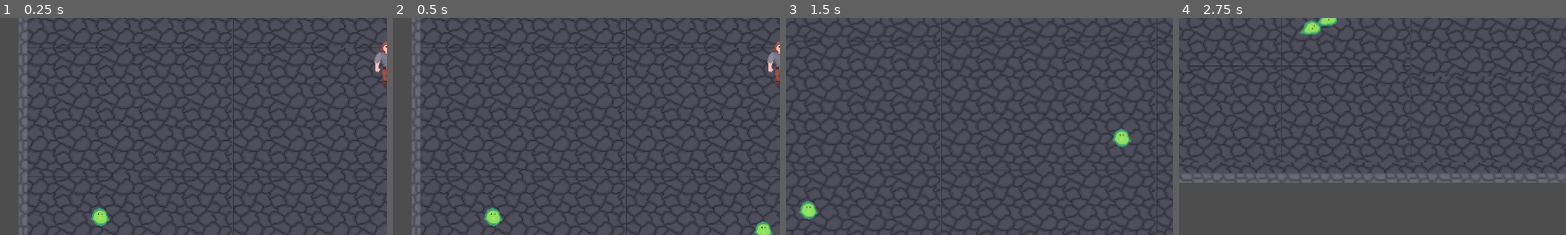
Above: before the commit, frames 1-4 (left to right).
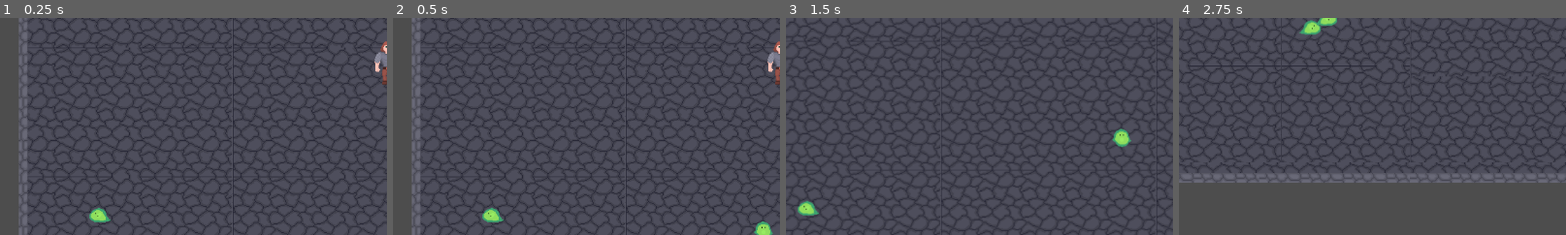
Above: after the commit, the same moments.

Repository: EsderJ10/proyecto-lqs
Game: Godot game, scene res://Scenes/test_room.tscn
Two runs of this game, one before a commit and one after it. Both use one fixed random seed, a clock stepped at 60 frames per second and the inputs below.
Inputs (mouse positions are % of the whole screen's width and height, from its top left):
- Up to frame 1 (0.25 s): no input
- Up to frame 2 (0.5 s): no input
- Up to frame 3 (1.5 s): move the mouse to (72, 45) at 0.52 s; hold Right (move_right) 0.53-1.28 s; tap E (interact) at 0.6 s; move the mouse to (30, 55) at 1.27 s; hold Down (move_down) from 1.28 s (still down); click (30, 55) at 1.35 s
- Up to frame 4 (2.75 s): move the mouse to (60, 28) at 2.02 s; release Down (move_down) at 2.03 s; hold Right (move_right) from 2.03 s (still down); tap Space (player_dash) at 2.1 s
The pictures show only the part of the screen within x 0-50%, y 40-90%; the shares and areas given below are measured in that part.

The runs differ from the first frame. In frame 1, 0.2% of the frame differs, in the area x 23-29%, y 87-96%; in frame 2, 0.2%; in frame 3, 0.2%, in the area x 3-9%, y 84-93%; in frame 4, nothing differs.

Commit message:
Added renamed & cached animations #35

Diff:
--- a/Scenes/slime.tscn
+++ b/Scenes/slime.tscn
@@ -26,7 +26,7 @@
 "texture": SubResource("AtlasTexture_eglbl")
 }],
 "loop": true,
-"name": &"move_down",
+"name": &"slime_move_down",
 "speed": 5.0
 }, {
 "frames": [{
@@ -34,7 +34,7 @@
 "texture": SubResource("AtlasTexture_eis3o")
 }],
 "loop": true,
-"name": &"move_left",
+"name": &"slime_move_left",
 "speed": 5.0
 }, {
 "frames": [{
@@ -42,7 +42,7 @@
 "texture": SubResource("AtlasTexture_01xv1")
 }],
 "loop": true,
-"name": &"move_right",
+"name": &"slime_move_right",
 "speed": 5.0
 }, {
 "frames": [{
@@ -50,7 +50,7 @@
 "texture": SubResource("AtlasTexture_vug05")
 }],
 "loop": true,
-"name": &"move_up",
+"name": &"slime_move_up",
 "speed": 5.0
 }]
 
@@ -67,7 +67,7 @@
 
 [node name="AnimatedSprite2D" type="AnimatedSprite2D" parent="."]
 sprite_frames = SubResource("SpriteFrames_nbbck")
-animation = &"move_up"
+animation = &"slime_move_left"
 
 [node name="CollisionShape2D" type="CollisionShape2D" parent="."]
 shape = SubResource("CapsuleShape2D_gvihc")
--- a/Scripts/Enemies/slime.gd
+++ b/Scripts/Enemies/slime.gd
@@ -2,30 +2,30 @@
 class_name Slime
 
 # Node references
-var animation_player: AnimationPlayer
+@onready var animation_player: AnimationPlayer = $AnimationPlayer
+
+const animation_cache: Dictionary = {
+	"move_left": "slime_move_left",
+	"move_right": "slime_move_right",
+	"move_up": "slime_move_up",
+	"move_down": "slime_move_down",
+	"idle_left": "slime_idle_left",
+	"idle_right": "slime_idle_right",
+	"idle_up": "slime_idle_up",
+	"idle_down": "slime_idle_down"
+}
+
+func initialize() -> void:
+	super.initialize()
+
+	# TODO: Check if is needed specify something about the slime
 
 func _ready() -> void:
-	# Parent class handles initialization
 	super._ready()
 
-	animation_player = get_node_or_null("AnimationPlayer")
+	if not enemy_died.is_connected(_on_slime_died):
+		enemy_died.connect(_on_slime_died)
 
-	# Connect parent signal to local method for custom behavior
-	enemy_died.connect(_on_slime_died)
-
-# Cache for animation names
-var animation_cache = {
-	"move_left": "move_left",
-	"move_right": "move_right",
-	"move_up": "move_up",
-	"move_down": "move_down",
-	"idle_left": "idle_left",
-	"idle_right": "idle_right",
-	"idle_up": "idle_up",
-	"idle_down": "idle_down"
-}
-
-# Override update_animation with optimized animations
 func update_animation() -> void:
 	if not animated_sprite:
 		return
@@ -39,32 +39,26 @@
 			animated_sprite.play("hurt")
 			return
 
-	# Use squared length comparison to avoid square root calculation
-	if velocity.length_squared() > 100:
-		var direction = get_direction_name(velocity)
+	var is_moving: bool = velocity.length_squared() > 100
+
+	var direction: String
+	if is_moving:
+		direction = get_direction_name(velocity)
 		animated_sprite.play(animation_cache["move_" + direction])
 	else:
-		# Cache and reuse direction
-		var face_direction
-		if player:
-			face_direction = get_direction_name(get_player_direction())
-		else:
-			face_direction = "down"
-		animated_sprite.play(animation_cache["idle_" + face_direction])
+		# Only calculate player direction when needed
+		direction = get_direction_name(get_player_direction())
+		animated_sprite.play(animation_cache["idle_" + direction])
 
-# Override attack_player with slime-specific attack behavior
 func attack_player() -> void:
-	# Only proceed if in valid state
 	if current_state == EnemyState.DEAD or not player:
 		return
 
-	# Call parent implementation
 	super.attack_player()
 
-	# Add slime-specific attack behavior
 	if animated_sprite:
 		animated_sprite.play("attack")
 
 func _on_slime_died() -> void:
-	if animation_player:
+	if animation_player and animation_player.has_animation("dissolve"):
 		animation_player.play("dissolve")
